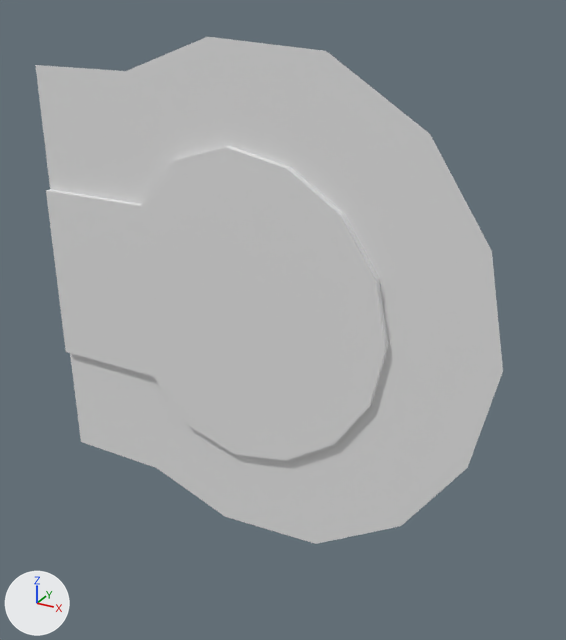
What one commit did to the FBX model Assets/Models/Traffic/Roads/Prop_SingleRoad_EndPlain.fbx.
Before and after are seen from a camera (50 mm lens) standing at (18.08, -39.94, 5.5) and looking at (12.73, -30.23, 0.64). The axes (+X, +Y, +Z) are drawn at lower left. The lights are the same throughout. Where no turn or scale is listed for an object, it has been applied to the vertices.

In view in the first picture: 'Prop_SingleRoad_EndPlain'.
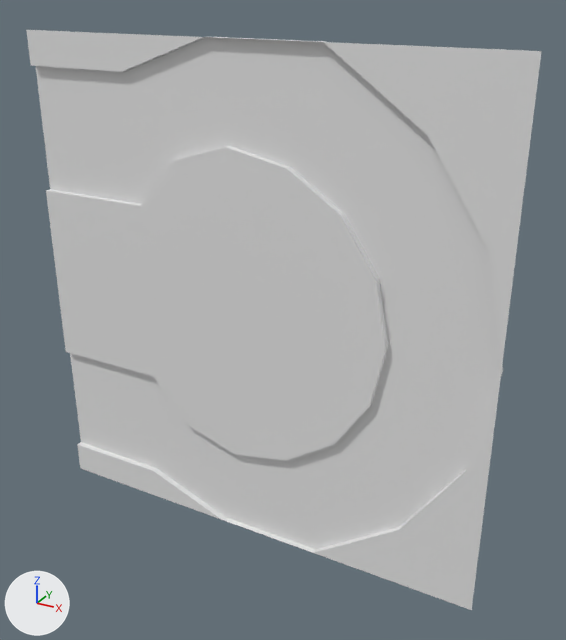
The newer file is also turned or shifted as a whole; pictures and numbers use the older file's frame.

Location of each change, (x1, y1, x2, y2) in pixels of the pictures (566 x 640 px):
'Prop_SingleRoad_EndPlain', reshaped (10% wider, 14% taller): before (35, 37, 503, 544); after (26, 30, 542, 610)
part 1 of me_mesh_singleroad_endplain, built on: before (208, 37, 430, 544); after (26, 30, 542, 610)

The edits, one by one:
Material 'MAT_Grass' (mat_mat_grass) is new.
Its base color is (0.8, 0.8, 0.8) (white #e7e7e7).
me_mesh_singleroad_endplain is used by ob_prop_singleroad_endplain; location (11.86, -30.4, 0.69).
me_mesh_singleroad_endplain had 43 vertices, 35 faces and spanned x -3.51..4.31, y -0.11..-0.01, z -4.04..4.04.
me_mesh_singleroad_endplain now has 66 vertices, 57 faces and spans x -3.51..4.31, y -0.11..-0.01, z -4.04..4.04.
Part 1, on me_mesh_singleroad_endplain:
2 vertices move from x 1.61, y -0.01, z -3.93..3.93 to x 1.61, y -0.01, z -4.04..4.04.
10 vertices are added at x -3.5..4.31, y -0.11, z -4.04..4.04.
13 new vertices lie (0.0, -0.1, 0.0) away from vertices in x -3.5..4.31, y -0.01, z -4.04..4.04.
12 new faces join them, mat_mat_sidewalk (white #e7e7e7).
10 new faces join them, mat_mat_grass (white #e7e7e7).
me_mesh_singleroad_endplain now uses material mat_mat_grass (white #e7e7e7).
